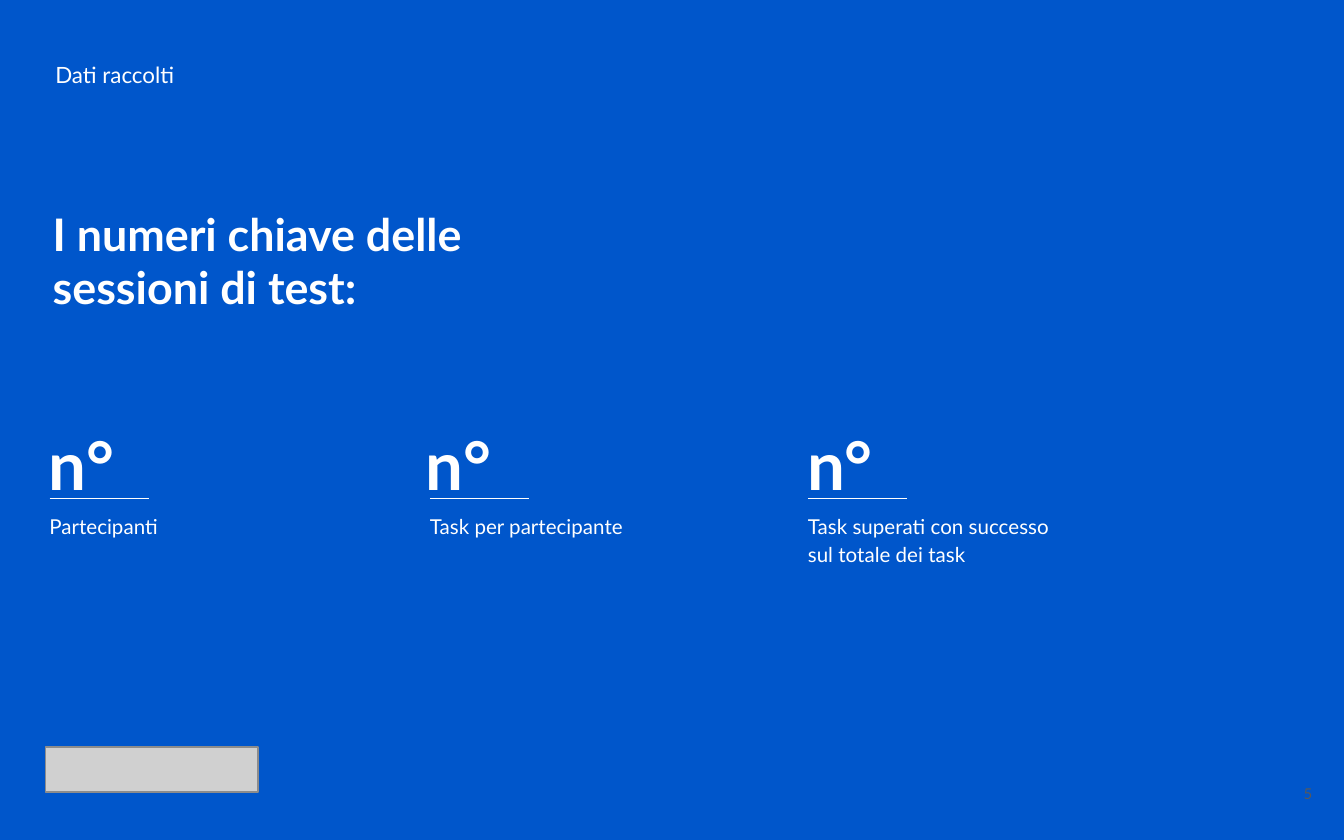
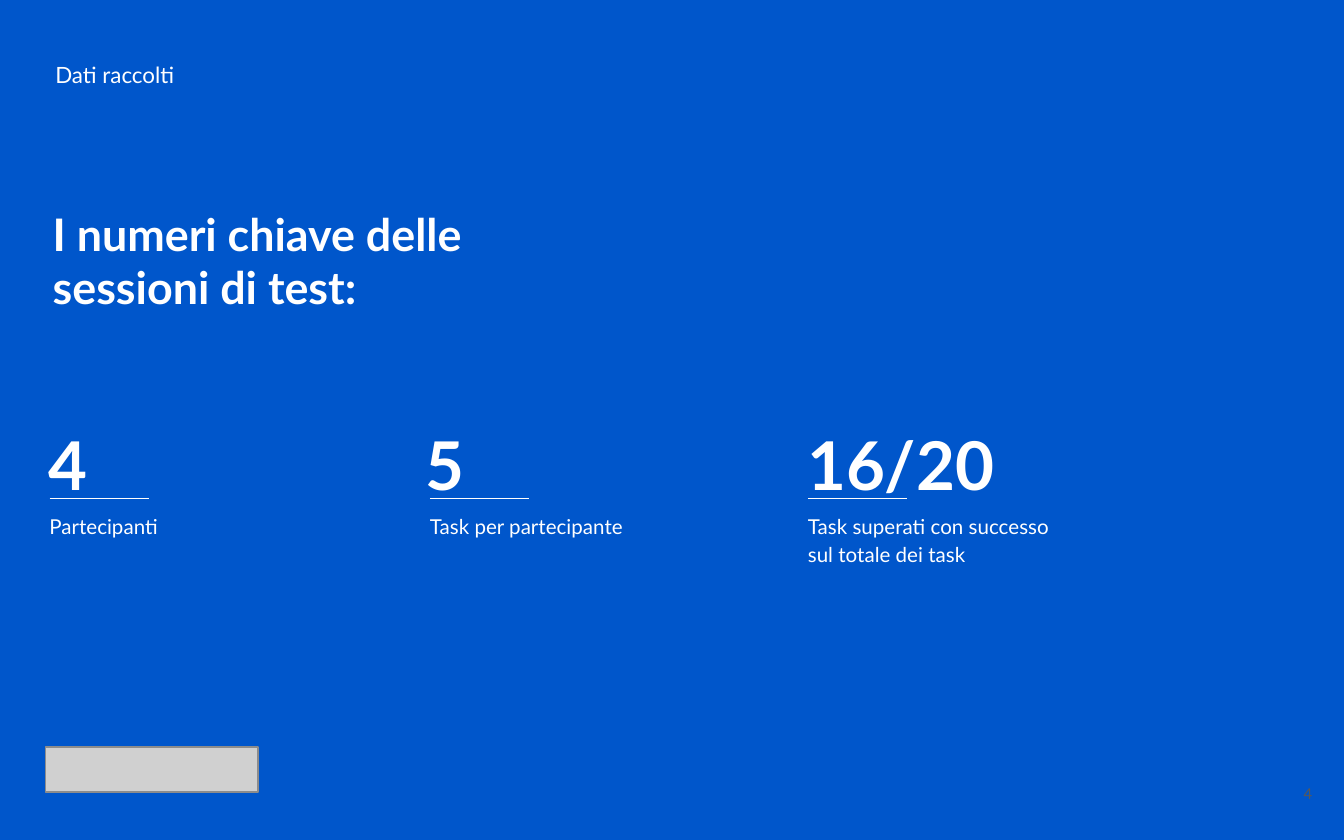
Before and after one commit to GiuVol/Progetto-IUM-21-22, a slide deck: slide 4 of Report dei risultati.pptx (slide 5 before the commit). Drawn at 1344x840 pixels with LibreOffice and Linux fonts; fonts in the diff are those of the drawing; grey boxes stand for pictures. Boxes give left, top, right and bottom in pixels: in the first picture for what was removed or moved away, otherwise in the second. Text is boxed around its words. In the diff, an @@ line names an element or a change of style, - is before the commit and + after.

```diff
--- a/Report dei risultati.pptx
+++ b/Report dei risultati.pptx
@@ text at box(48, 441, 87, 499): text changed @@
-n°
+4
@@ text at box(426, 441, 465, 499): text changed @@
-n°
+5
@@ text at box(807, 440, 994, 499): text changed @@
-n°
+16/20
@@ page number at box(1304, 788, 1313, 799): text changed @@
-5
+4
```
Also in this commit, not shown: 7 other slides changed, 4 slides added, 3 slides removed.
